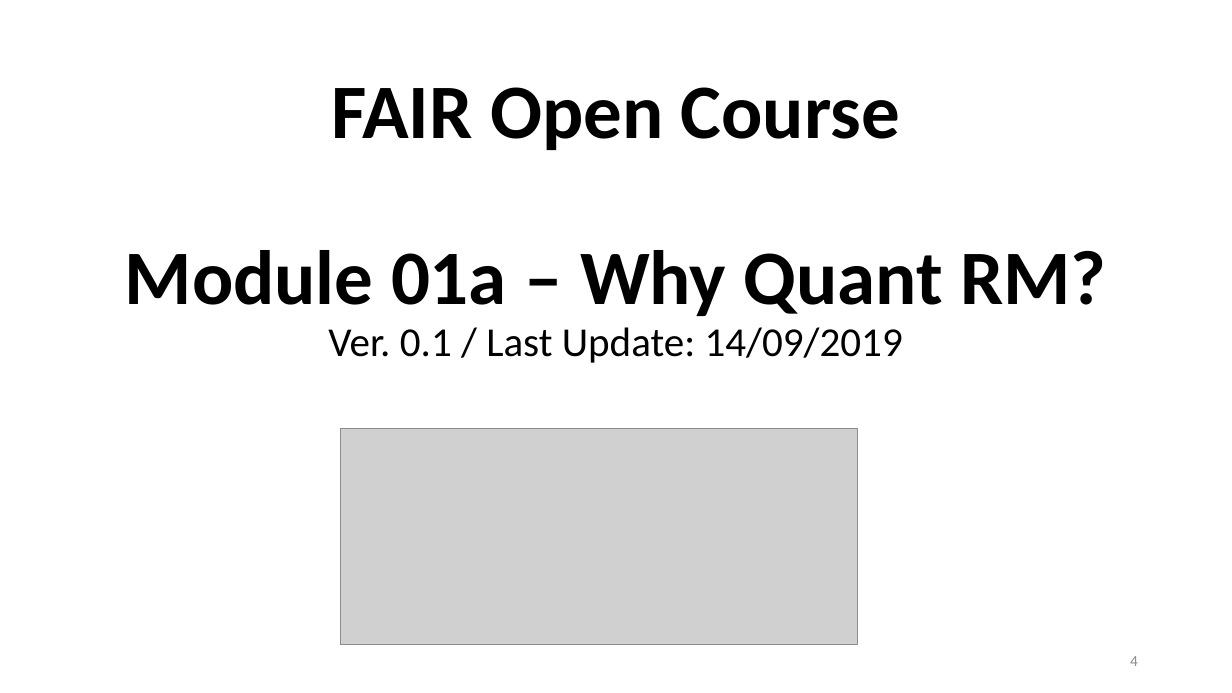
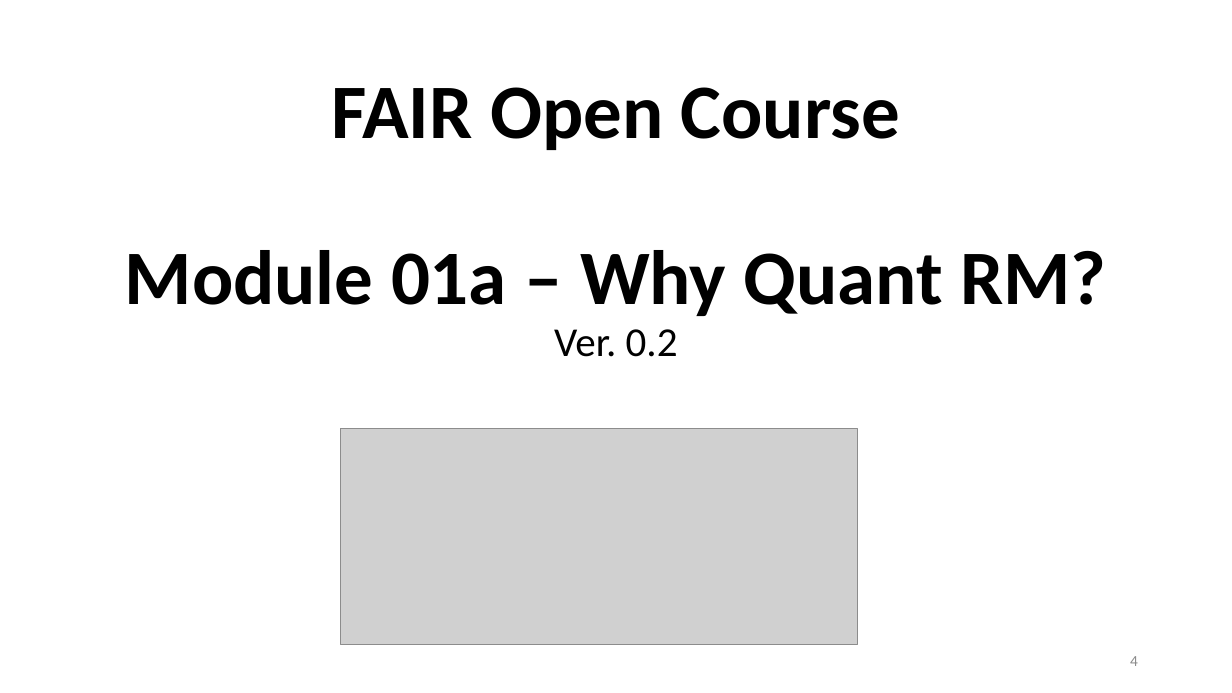
Before and after one commit to OSUso/FAIR-Open-Course, a slide deck: slide 4 of FAIR Open Course - Module 01a - Quantitative RM.pptx. Drawn at 1232x693 pixels with LibreOffice and Linux fonts; fonts in the diff are those of the drawing; grey boxes stand for pictures. Boxes give left, top, right and bottom in pixels: in the first picture for what was removed or moved away, otherwise in the second. Text is boxed around its words. In the diff, an @@ line names an element or a change of style, - is before the commit and + after.

```diff
--- a/FAIR Open Course - Module 01a - Quantitative RM.pptx
+++ b/FAIR Open Course - Module 01a - Quantitative RM.pptx
@@ title at box(125, 87, 1106, 357): text changed @@
-FAIR Open Course
-Module 01a – Why Quant RM?
-Ver. 0.1 / Last Update: 14/09/2019
+FAIR Open Course
+Module 01a – Why Quant RM?
+Ver. 0.2
```
Also in this commit, not shown: 1 other slide changed, 2 other files.
